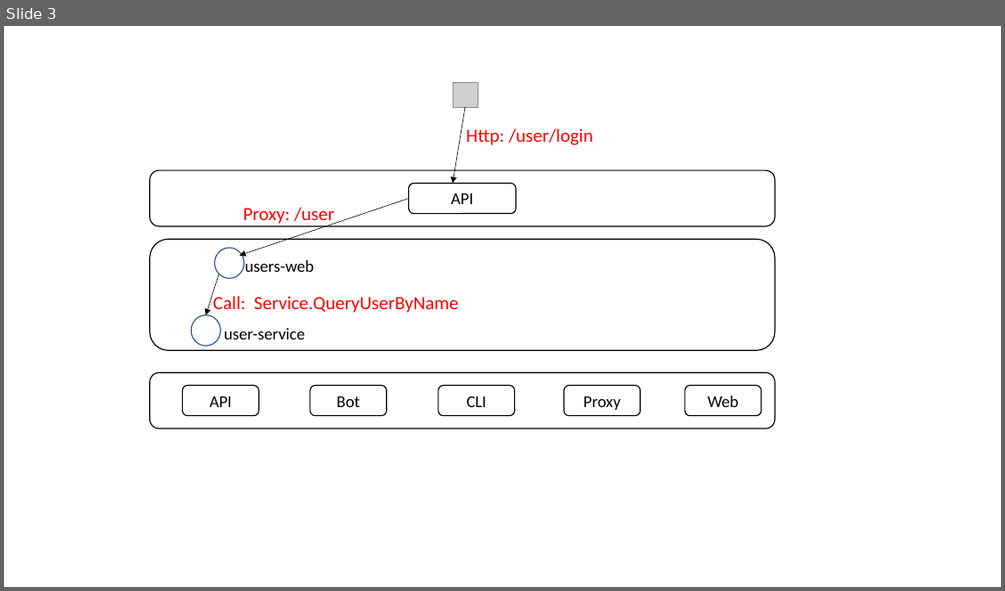
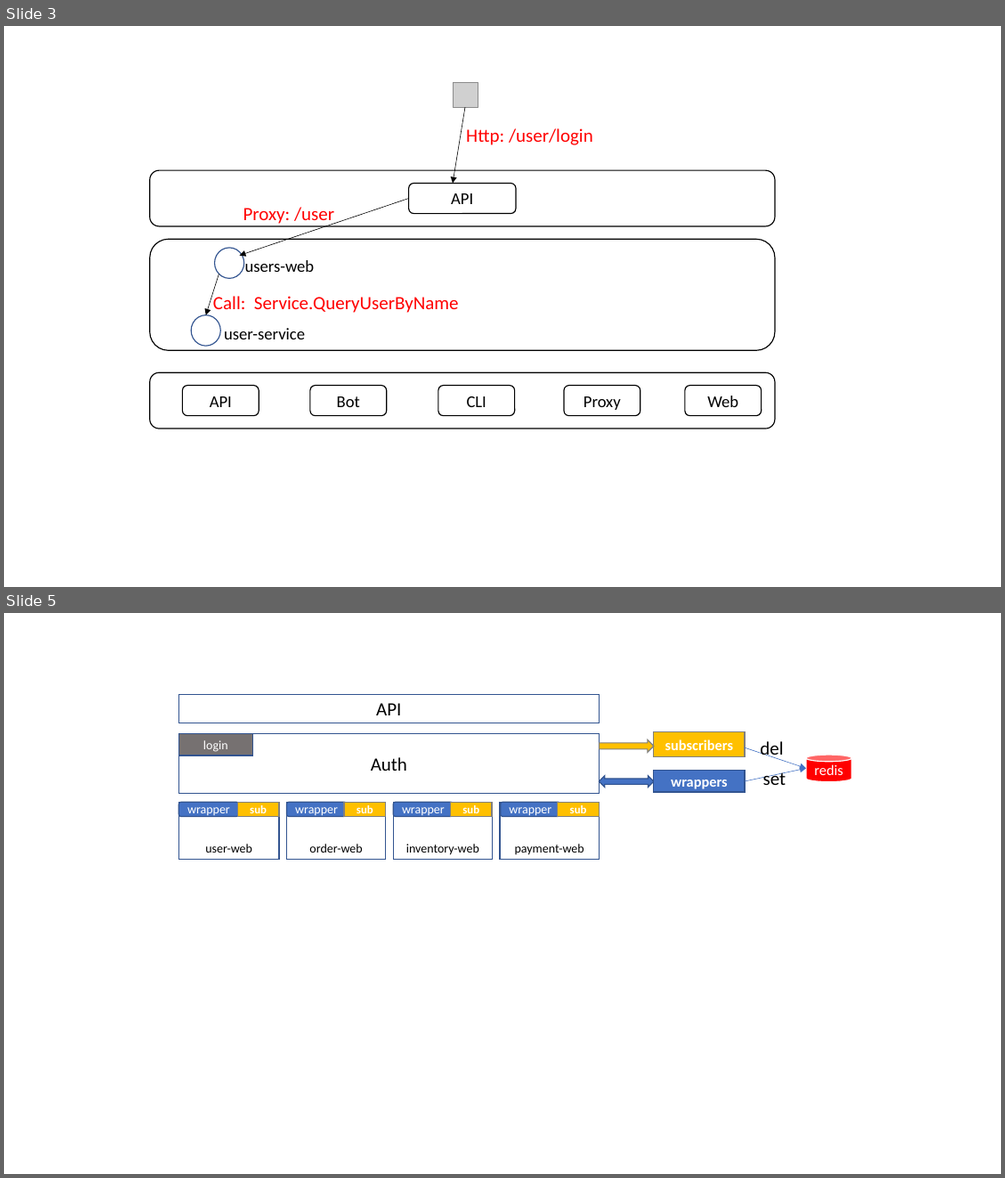
Before and after one commit to printfcoder/stack-rpc-tutorials, a slide deck: microservice-in-micro/docs/design.pptx. Shown one above the other, each under a label of ours: slide 3 before the commit, slides 3 and 5 after it; the slides between them are not shown. The pictures are 1005x591 and 1005x1178 pixels, drawn with LibreOffice and Linux fonts; fonts in the diff are those of the drawing; grey boxes stand for pictures. Boxes give left, top, right and bottom in pixels: in the first picture for what was removed or moved away, otherwise in the second. Text is boxed around its words. In the diff, an @@ line names an element or a change of style, - is before the commit and + after.

```diff
--- a/microservice-in-micro/docs/design.pptx
+++ b/microservice-in-micro/docs/design.pptx
@@ slide 5 added at [4, 613, 1001, 1174], background #FFFFFF @@
@@ rectangle added at [179, 695, 599, 723], fill #FFFFFF, outline #325491 1 pt, 18 pt, text #000000 @@
+API
@@ rectangle added at [179, 734, 599, 793], fill #FFFFFF, outline #325491 1 pt, 18 pt, text #000000 @@
+Auth
@@ rectangle added at [179, 734, 253, 755], fill #767171, outline #325491 1 pt, 12 pt, text #FFFFFF @@
+login
@@ right arrow added at [599, 739, 654, 752], fill #FFC000, outline #808080 1 pt @@
@@ rectangle added at [654, 732, 745, 756], fill #FFC000, outline #808080 1 pt, 14 pt, text #FFFFFF, bold @@
+subscribers
@@ text added at [760, 741, 783, 761], 18 pt, text #000000 @@
+del
@@ rectangle added at [654, 771, 745, 793], fill #4472C4, outline #325491 1 pt, 14 pt, text #FFFFFF, bold @@
+wrappers
@@ arrow added from (745, 781) to (807, 769), #4472C4 0.5 pt @@
@@ arrow added from (745, 747) to (807, 769), #4472C4 0.5 pt @@
@@ text added at [763, 772, 786, 785], 18 pt, text #000000 @@
+set
@@ cylinder added at [807, 755, 852, 781], fill #FF0000, outline #FFFFFF 1 pt, 14 pt, text #FFFFFF @@
+redis
@@ left right arrow added at [599, 776, 654, 787], fill #4472C4, outline #325491 1 pt @@
@@ rectangle added at [179, 803, 279, 860], fill #FFFFFF, outline #325491 1 pt, 12 pt, text #000000 @@
+user-web
@@ rounded rectangle added at [179, 803, 239, 817], fill #4472C4, outline #325491 1 pt, 12 pt, text #FFFFFF @@
+wrapper
@@ rectangle added at [237, 803, 279, 817], fill #FFC000, outline #808080 1 pt, 11 pt, text #FFFFFF, bold @@
+sub
@@ rectangle added at [287, 803, 386, 860], fill #FFFFFF, outline #325491 1 pt, 12 pt, text #000000 @@
+order-web
@@ rounded rectangle added at [287, 803, 347, 817], fill #4472C4, outline #325491 1 pt, 12 pt, text #FFFFFF @@
+wrapper
@@ rectangle added at [344, 803, 386, 817], fill #FFC000, outline #808080 1 pt, 11 pt, text #FFFFFF, bold @@
+sub
@@ rectangle added at [394, 803, 493, 860], fill #FFFFFF, outline #325491 1 pt, 12 pt, text #000000 @@
+inventory-web
@@ rounded rectangle added at [394, 803, 453, 817], fill #4472C4, outline #325491 1 pt, 12 pt, text #FFFFFF @@
+wrapper
@@ rectangle added at [451, 803, 493, 817], fill #FFC000, outline #808080 1 pt, 11 pt, text #FFFFFF, bold @@
+sub
@@ rectangle added at [500, 803, 599, 860], fill #FFFFFF, outline #325491 1 pt, 12 pt, text #000000 @@
+payment-web
@@ rounded rectangle added at [501, 803, 560, 817], fill #4472C4, outline #325491 1 pt, 12 pt, text #FFFFFF @@
+wrapper
@@ rectangle added at [558, 803, 599, 817], fill #FFC000, outline #808080 1 pt, 11 pt, text #FFFFFF, bold @@
+sub
```
Also in this commit, not shown: 1 slide changed, 1 other file.
